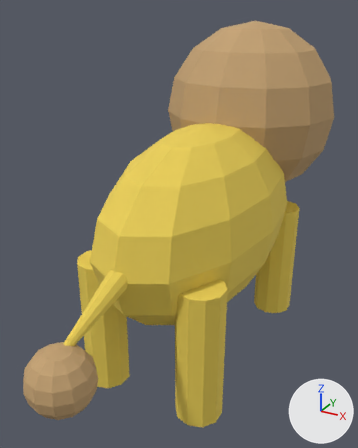
The glTF model creatures/nemean_lion.glb: old version first, new version second.
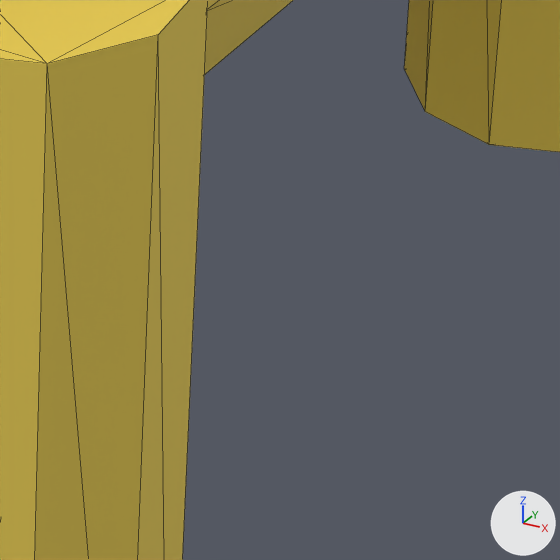
Each version is shown whole from a camera (50 mm lens) standing at (1.41, -2.88, 2.35) and looking at (-0.07, -0.19, 1.0), then close up on the part from 56% to 77% of the width and 65% to 82% of the height. Every picture has the same lights, and +X, +Y and +Z are marked at lower right. The older version's two pictures come first. The close-ups show mesh edges as thin lines. Where no turn or scale is listed for an object, it has been applied to the vertices.

Names of what the first close-up shows: 'lion_body', 'lion_leg_BR', 'lion_leg_FR'.
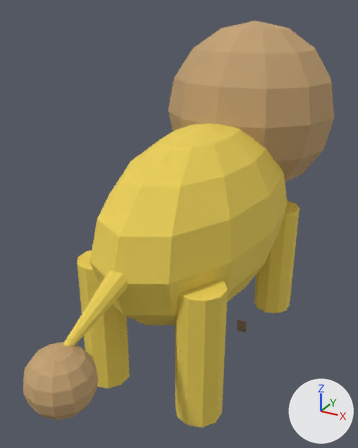
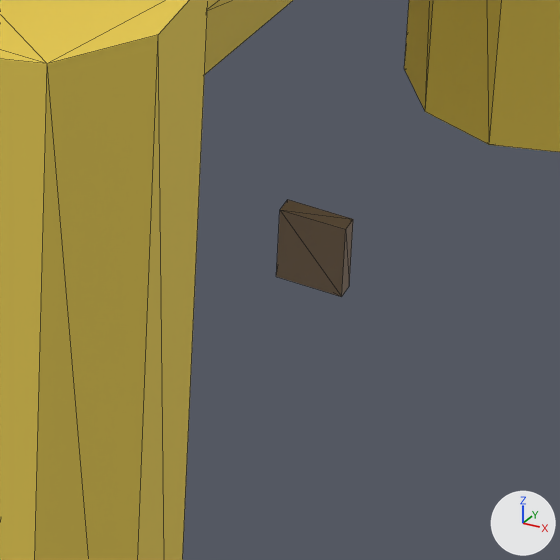
Boxes (x1, y1, x2, y2) around the edits, measured in the close-ups (560 x 560 px):
'lion_leg_kiri_telapak', added (brown): after (276, 200, 353, 297)

Edits to the bpy script that builds the scene:
```text
Add mat_kaki:
    mat_kaki = principled_material('kaki')
    mat_kaki.base_color = (0.227, 0.165, 0.118)  # brown #837160
    mat_kaki.roughness = 0.85
Add me_cube_002:
    me_cube_002.from_pydata(...)  # a box spanning x -0.035..0.035, y -0.01..0.01, z -0.04..0.04
    me_cube_002.materials.append(mat_kaki)  # brown #837160
Add ob_lion_leg_kiri_telapak:
    ob_lion_leg_kiri_telapak = bpy.data.objects.new('lion_leg_kiri_telapak', me_cube_002)
    ob_lion_leg_kiri_telapak.location = (0.35, 0.0, 0.2)
```
